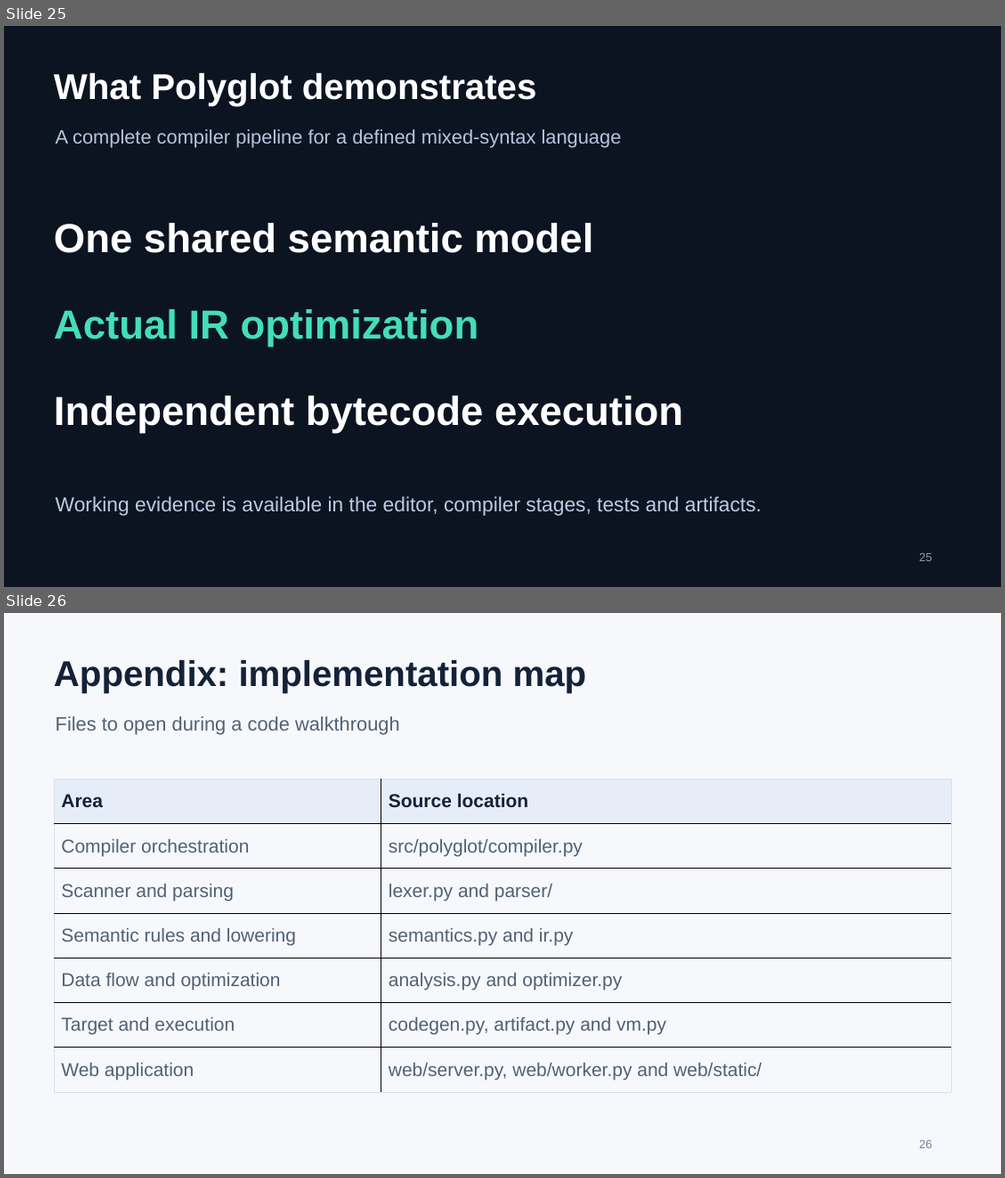
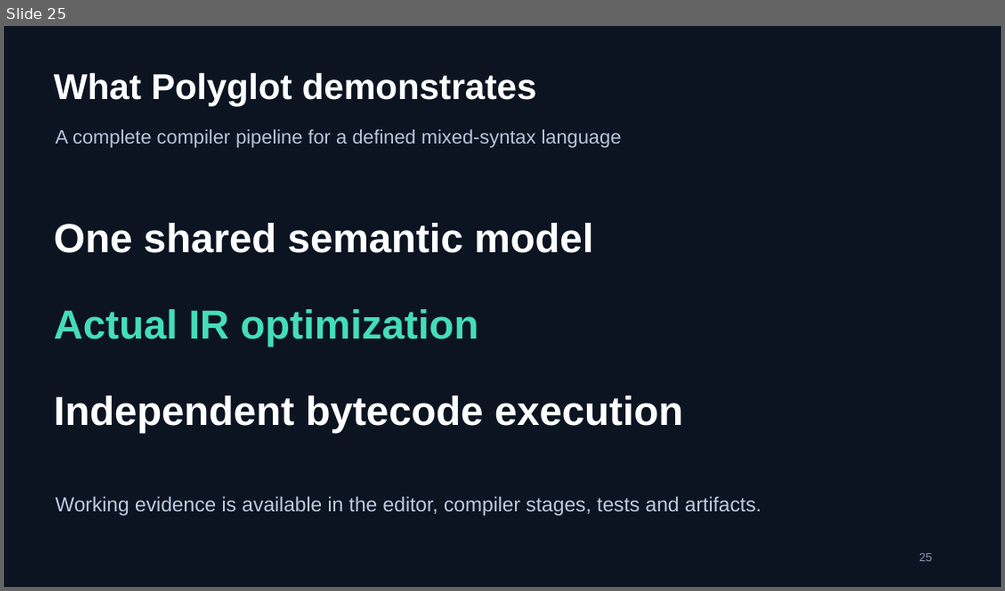
Before and after one commit to hst257/PolyGlot, a slide deck: presentation/output/Polyglot_Project_Defense.pptx. Shown one above the other, each under a label of ours: slides 25 and 26 before the commit, slide 25 after it. The pictures are 1005x1178 and 1005x591 pixels, drawn with LibreOffice and Linux fonts; fonts in the diff are those of the drawing. Boxes give left, top, right and bottom in pixels: in the first picture for what was removed or moved away, otherwise in the second. Text is boxed around its words. In the diff, an @@ line names an element or a change of style, - is before the commit and + after.

```diff
--- a/presentation/output/Polyglot_Project_Defense.pptx
+++ b/presentation/output/Polyglot_Project_Defense.pptx
@@ slide 26 removed at box(4, 613, 1001, 1174), background #F6F8FC @@
@@ text removed at box(54, 660, 587, 693) @@
-Appendix: implementation map
@@ text removed at box(56, 716, 400, 734) @@
-Files to open during a code walkthrough
@@ table removed at box(54, 779, 952, 1093), 7 rows, 2 columns @@
-Area | Source location
-Compiler orchestration | src/polyglot/compiler.py
-Scanner and parsing | lexer.py and parser/
-Semantic rules and lowering | semantics.py and ir.py
-Data flow and optimization | analysis.py and optimizer.py
-Target and execution | codegen.py, artifact.py and vm.py
-Web application | web/server.py, web/worker.py and web/static/
@@ text removed at box(919, 1140, 932, 1148) @@
-26
```
Also in this commit, not shown: 9 slides changed, 2 other slides removed, 1 other file.
